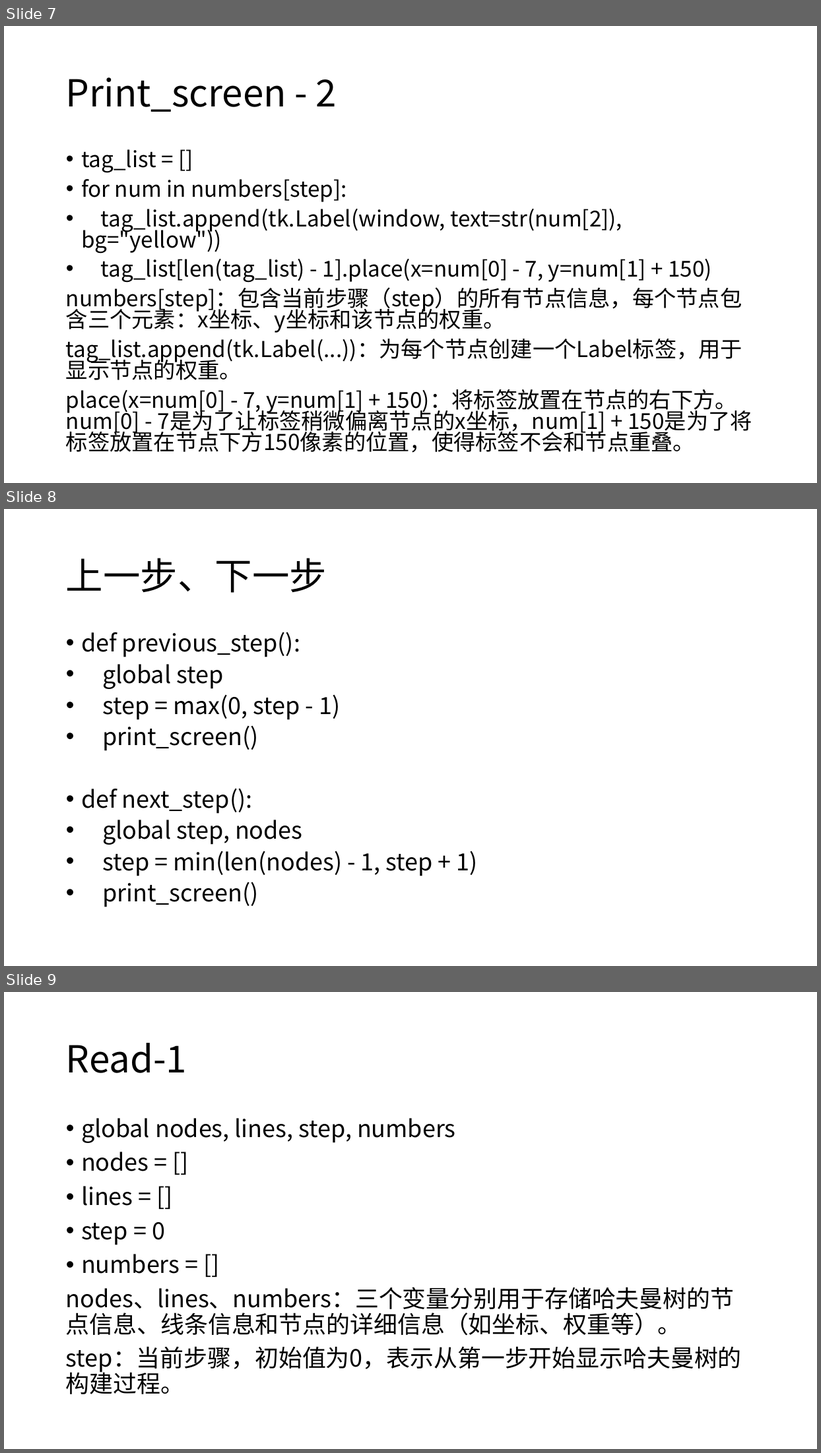
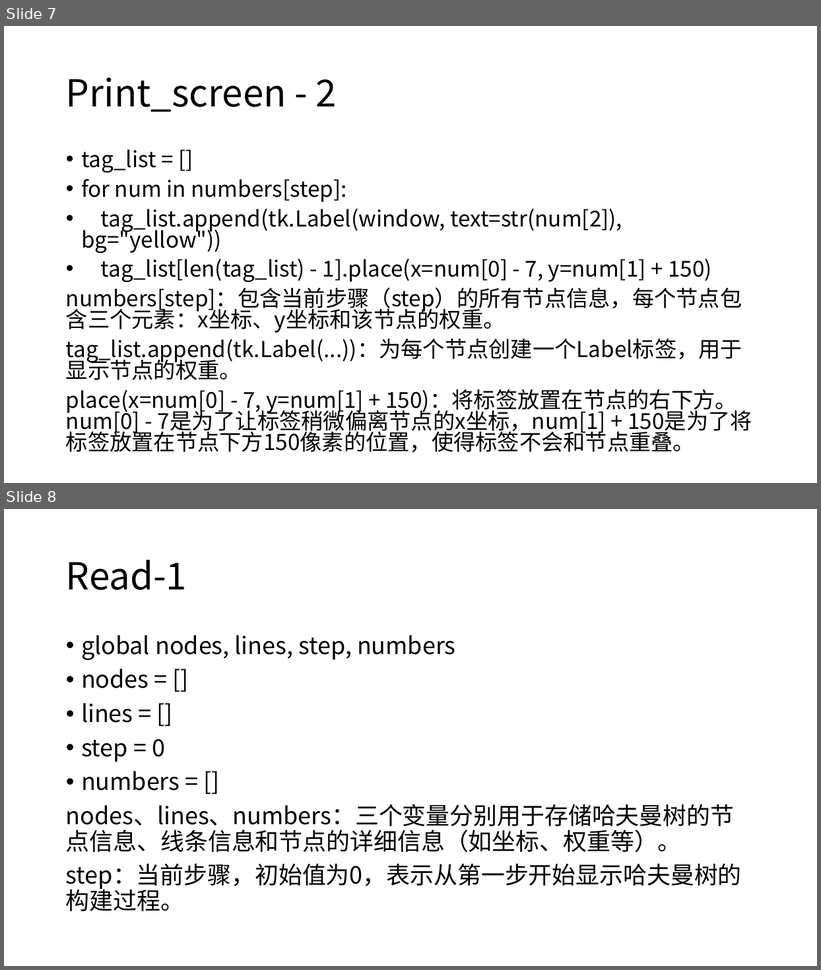
Before and after one commit to illusionary-ux/College_Work, a slide deck: Data_Structure/Huffman.pptx. Shown one above the other, each under a label of ours: slides 7, 8 and 9 before the commit, slides 7 and 8 after it. The pictures are 821x1453 and 821x970 pixels, drawn with LibreOffice and Linux fonts; fonts in the diff are those of the drawing. Boxes give left, top, right and bottom in pixels: in the first picture for what was removed or moved away, otherwise in the second. Text is boxed around its words. In the diff, an @@ line names an element or a change of style, - is before the commit and + after.

```diff
--- a/Data_Structure/Huffman.pptx
+++ b/Data_Structure/Huffman.pptx
@@ slide 8 removed at <box>4,509,817,966</box>, background #FFFFFF @@
@@ title removed at <box>66,558,327,593</box> @@
-上一步、下一步
@@ text removed at <box>81,632,478,908</box> @@
-• def previous_step():
-• global step
-• step = max(0, step - 1)
-• print_screen()
-• def next_step():
-• global step, nodes
-• step = min(len(nodes) - 1, step + 1)
-• print_screen()
@@ what was slide 9 is now slide 8 @@
```
Also in this commit, not shown: 1 slide changed, 2 slides added, 7 other files.
